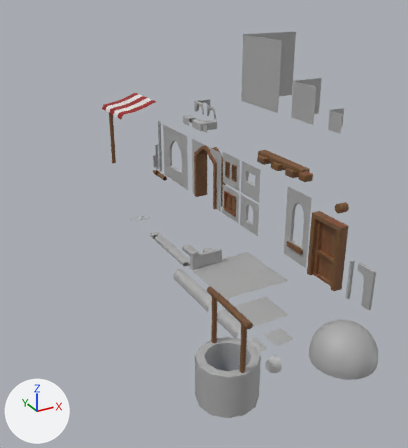
What one commit did to the FBX model Assets/Art/Environment_Art/Modules/ModularAssets2.fbx.
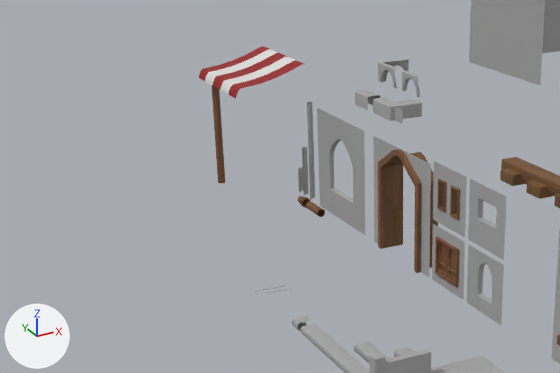
Each version is shown whole from a camera (50 mm lens) standing at (-3.27, -10.32, 9.05) and looking at (5.53, 5.69, 1.05), then close up on the part from 0% to 71% of the width and 15% to 58% of the height. Lighting does not change. The marker at lower left points along +X, +Y and +Z. Where no turn or scale is listed for an object, it has been applied to the vertices.

The first close-up shows 'CanopyCloth', 'CorneredWallx8', 'Door_BIG', 'Guardtrail_Mid', 'RoofCorner_x8', 'WallRoof_Corner', 'Window_Big', 'Window_Small1', 'Window_Small2', 'Window_Small3', 'Window_Small4', 'WoodenBeams'.
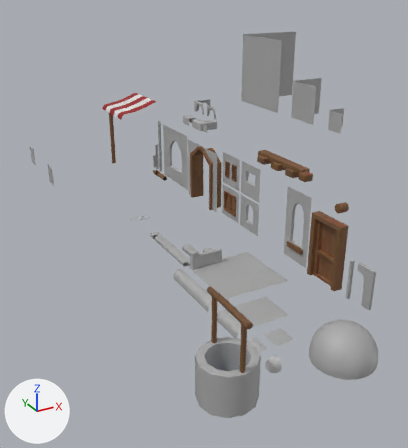
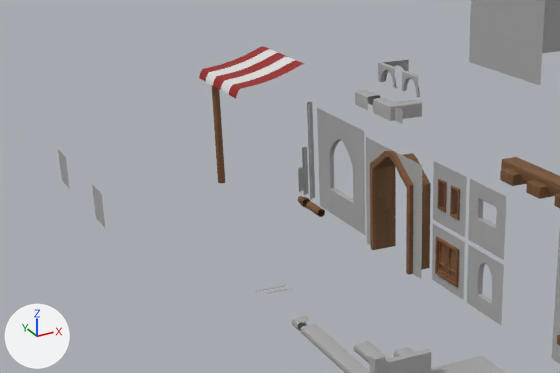
Location of each change, [x1, y1, x2, y2] in pixels of the close-ups (560 x 373 px):
'Door_BIG', moved
    before: [373, 136, 438, 277]
    after: [366, 137, 431, 279]
'Floor_2x26', added
    after: [92, 184, 105, 227]
'Floor_2x25', added
    after: [58, 150, 70, 189]

Edits to the bpy script that builds the scene:
```text
Add me_mesh_048:
    me_mesh_048.from_pydata([(0.0, 0.3, -0.3), (0.0, 0.0, -0.3), (0.0, -0.3, -0.3), (0.0, -0.3, 0.3), (0.0, 0.0, 0.3), (0.0, 0.3, 0.3), (0.0, -0.3, 0.0), (0.0, 0.0, 0.0), (0.0, 0.3, 0.0)], [], [(1, 7, 8, 0), (2, 6, 7, 1), (7, 6, 3, 4), (8, 7, 4, 5)])
    me_mesh_048.materials.append(mat_standardsurface1)  # grey #aaaaaa
Change ob_door_big:
    ob_door_big.location: (7.49, 8.72, 1.69) -> (7.3, 8.72, 1.69)
Add ob_floor_2x26:
    ob_floor_2x26 = bpy.data.objects.new('Floor_2x26', me_mesh_048)
    ob_floor_2x26.location = (0.75, 7.22, 3.19)
Add ob_floor_2x25:
    ob_floor_2x25 = bpy.data.objects.new('Floor_2x25', me_mesh_048.copy())
    ob_floor_2x25.location = (0.75, 9.63, 3.19)
```
